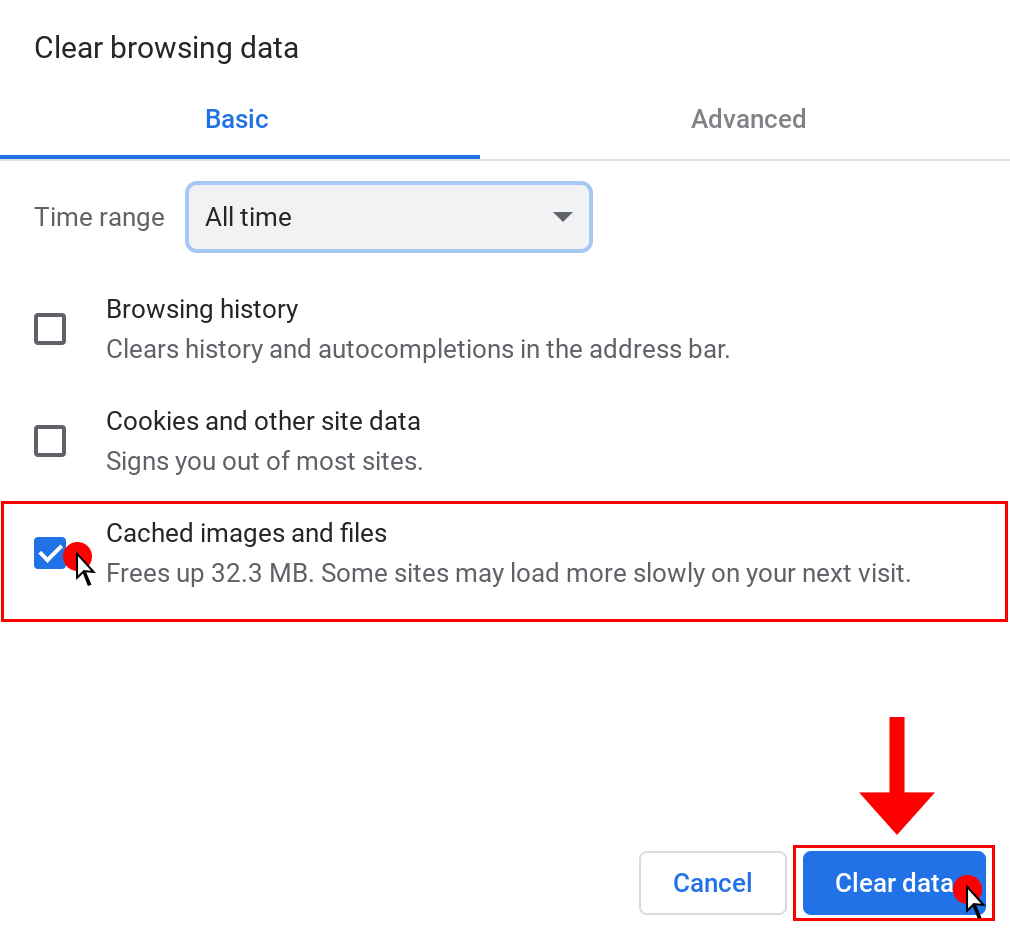
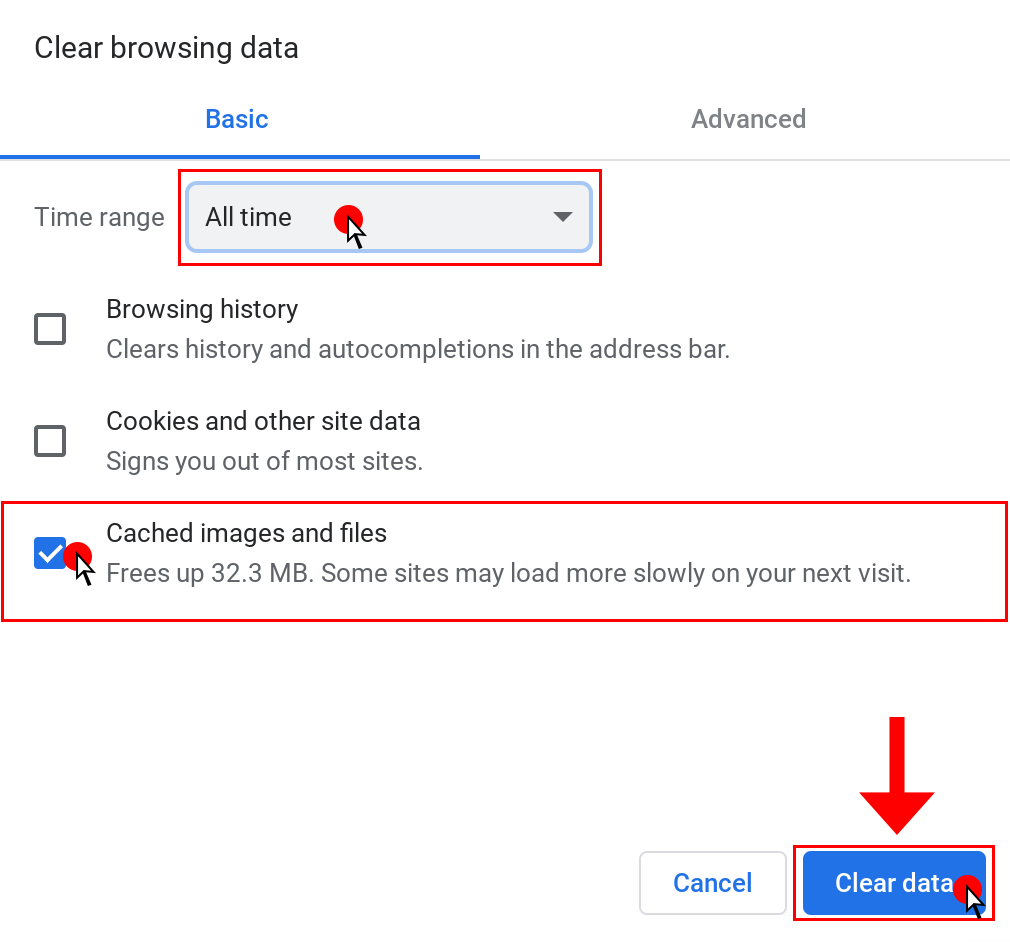
Layer changes from the first 1010 × 942 image to the second:
added layer "Shape 1 copy 2" above "Ellipse 1 copy 2" over (347, 214, 367, 249)
added layer "Ellipse 1 copy 2" above "Shape 1" over (334, 205, 363, 234)
added layer "Rectangle 1 copy 2" above "Rectangle 1" over (178, 169, 602, 266)
